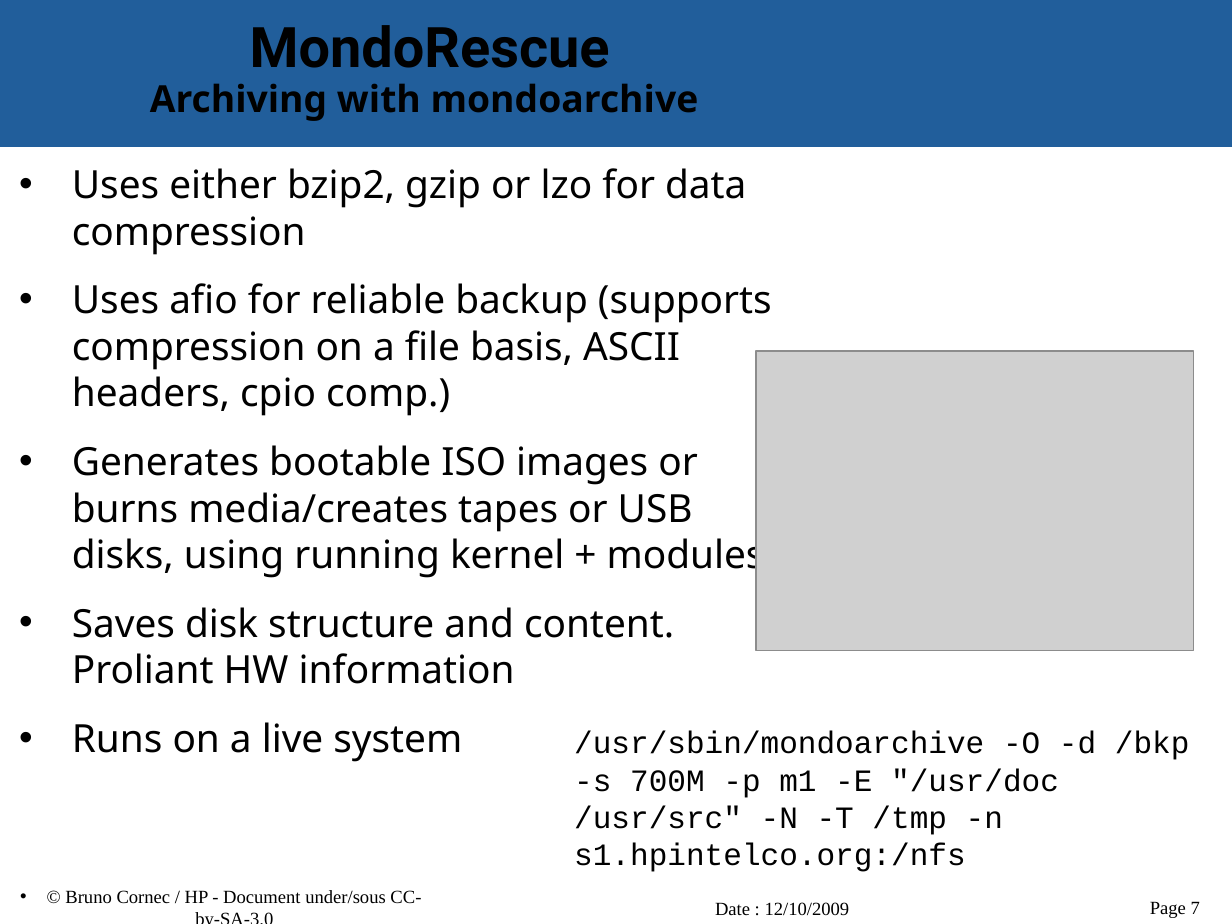
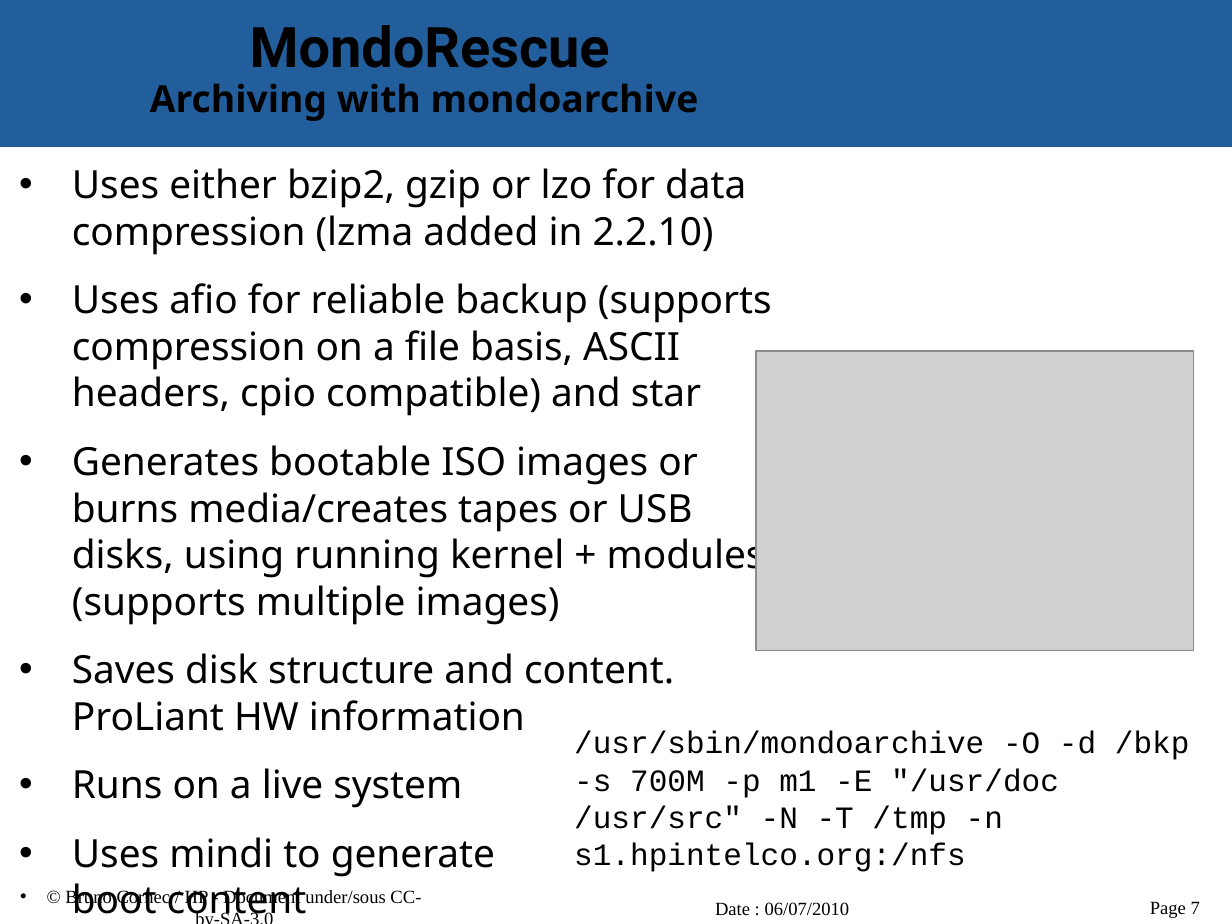
Before and after one commit to vir/mondo-rescue, a slide deck: slide 7 of mondo-doc/mondo-presentation.odp. Drawn at 1232x924 pixels with LibreOffice and Linux fonts; fonts in the diff are those of the drawing; grey boxes stand for pictures; background and template pictures are left out. Boxes give left, top, right and bottom in pixels: in the first picture for what was removed or moved away, otherwise in the second. Text is boxed around its words. In the diff, an @@ line names an element or a change of style, - is before the commit and + after.

```diff
--- a/mondo-doc/mondo-presentation.odp
+++ b/mondo-doc/mondo-presentation.odp
@@ text at box(72, 168, 772, 731): text changed @@
-• Uses either bzip2, gzip or lzo for data compression
-• Uses afio for reliable backup (supports compression on a file basis, ASCII headers, cpio comp.)
-• Generates bootable ISO images or burns media/creates tapes or USB disks, using running kernel + modules
-• Saves disk structure and content. Proliant HW information
+• Uses either bzip2, gzip or lzo for data compression (lzma added in 2.2.10)
+• Uses afio for reliable backup (supports compression on a file basis, ASCII headers, cpio compatible) and star
+• Generates bootable ISO images or burns media/creates tapes or USB disks, using running kernel + modules (supports multiple images)
+• Saves disk structure and content. ProLiant HW information
@@ text at box(72, 837, 495, 924): paragraphs added @@
+• Uses mindi to generate
+boot content
@@ text at box(715, 902, 850, 916): text changed @@
-Date : 12/10/2009
+Date : 06/07/2010
```
Also in this commit, not shown: 21 other slides changed, 2 slides added.
